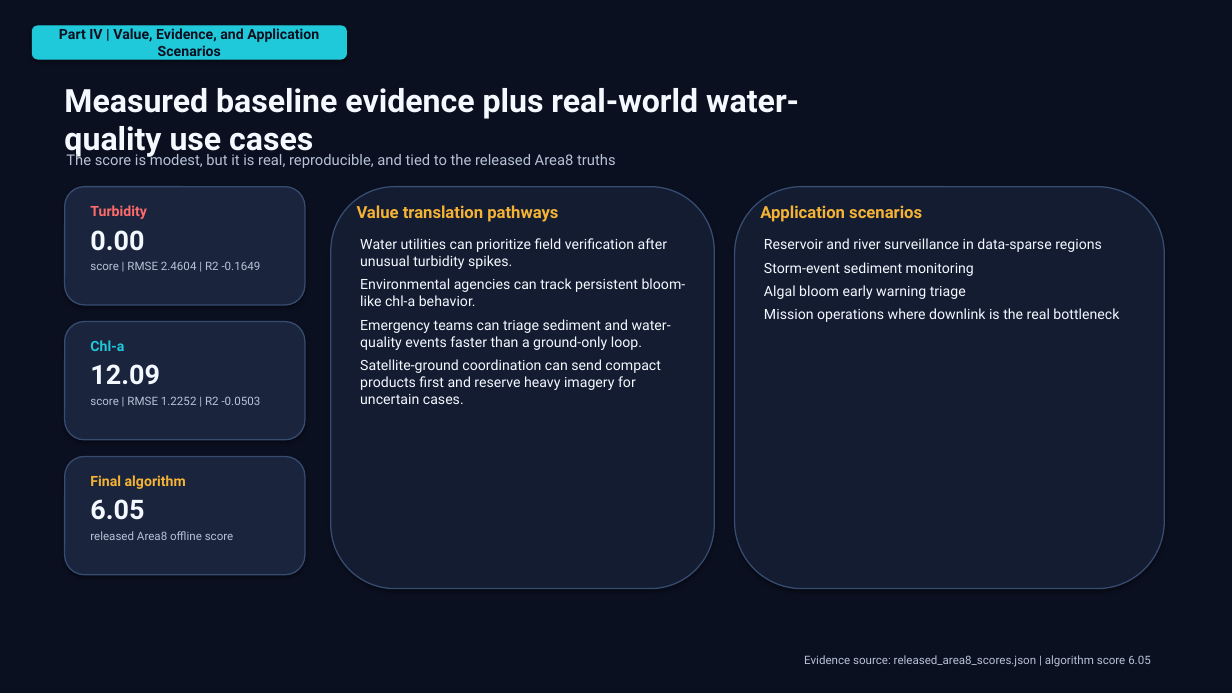
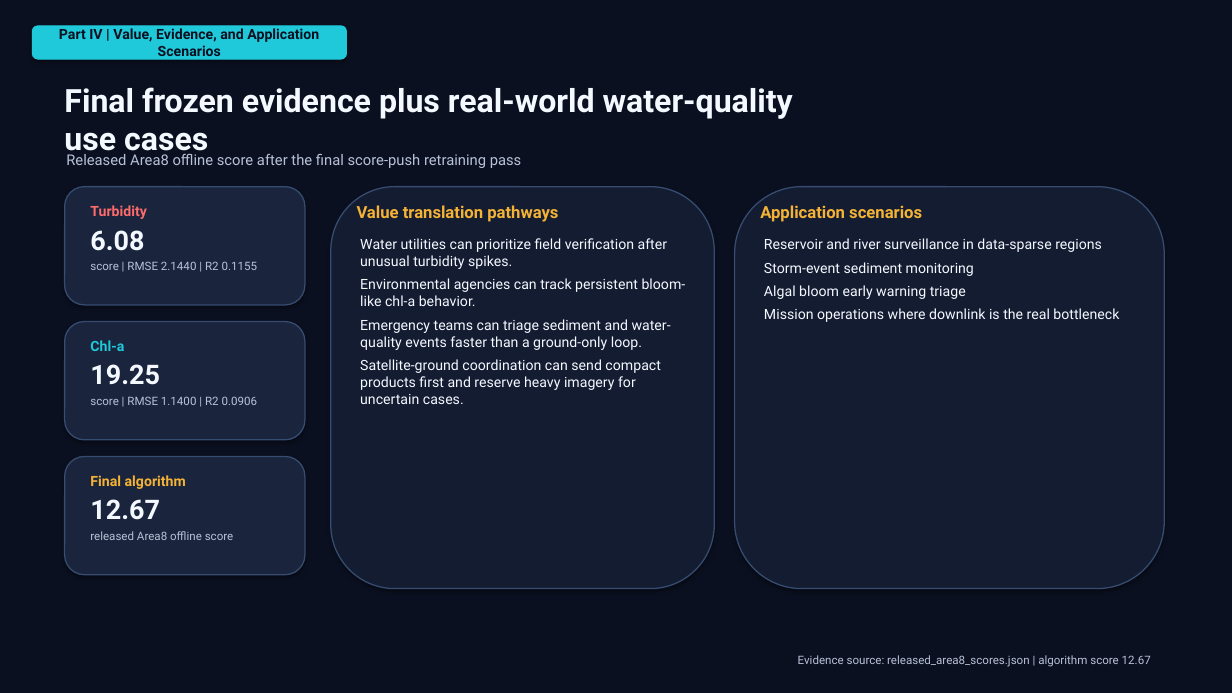
Before and after one commit to BrownAssassin/HydroSat-Systems-Finals, a slide deck: slide 5 of Hydro Sat Systems_Arv Bali_baliarv21@gmail.com/hydrosat_best_technical_proposal.pptx. Drawn at 1232x693 pixels with LibreOffice and Linux fonts; fonts in the diff are those of the drawing. Boxes give left, top, right and bottom in pixels: in the first picture for what was removed or moved away, otherwise in the second. Text is boxed around its words. In the diff, an @@ line names an element or a change of style, - is before the commit and + after.

```diff
--- a/Hydro Sat Systems_Arv Bali_baliarv21@gmail.com/hydrosat_best_technical_proposal.pptx
+++ b/Hydro Sat Systems_Arv Bali_baliarv21@gmail.com/hydrosat_best_technical_proposal.pptx
@@ text at [64, 87, 793, 158]: text changed @@
-Measured baseline evidence plus real-world water-quality use cases
+Final frozen evidence plus real-world water-quality use cases
@@ text at [66, 154, 522, 168]: text changed @@
-The score is modest, but it is real, reproducible, and tied to the released Area8 truths
+Released Area8 offline score after the final score-push retraining pass
@@ text at [90, 230, 258, 270]: text changed @@
-0.00
-score | RMSE 2.4604 | R2 -0.1649
+6.08
+score | RMSE 2.1440 | R2 0.1155
@@ text at [90, 364, 258, 405]: text changed @@
-12.09
-score | RMSE 1.2252 | R2 -0.0503
+19.25
+score | RMSE 1.1400 | R2 0.0906
@@ text at [90, 499, 160, 520]: text changed @@
-6.05
+12.67
@@ text at [798, 655, 1151, 667]: text changed @@
-Evidence source: released_area8_scores.json | algorithm score 6.05
+Evidence source: released_area8_scores.json | algorithm score 12.67
```
Also in this commit, not shown: 3 other slides changed, 24 other files.
